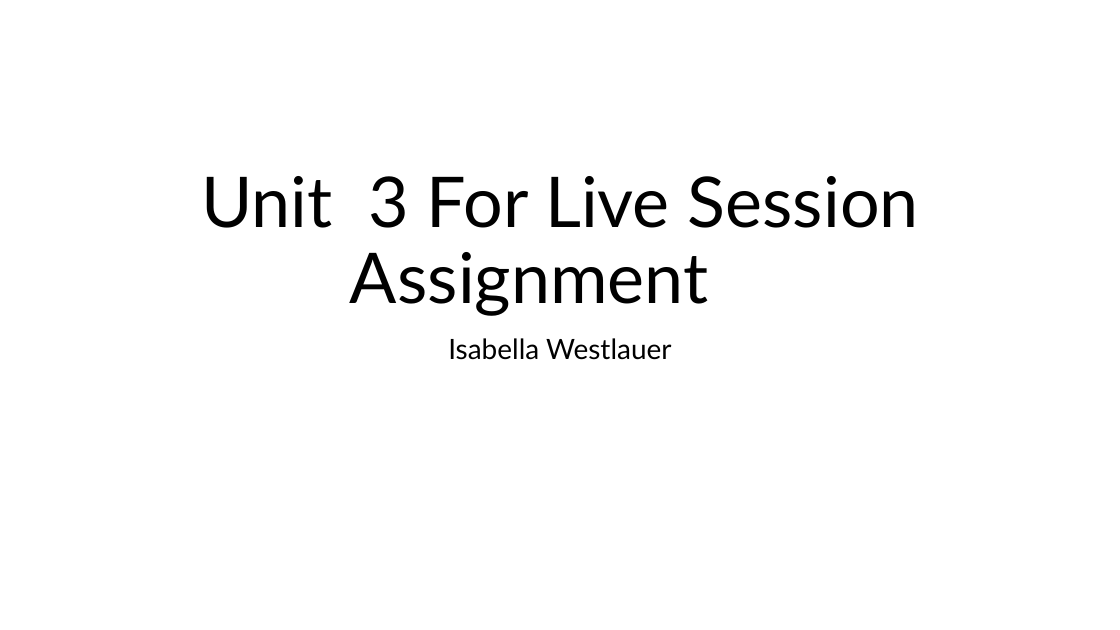
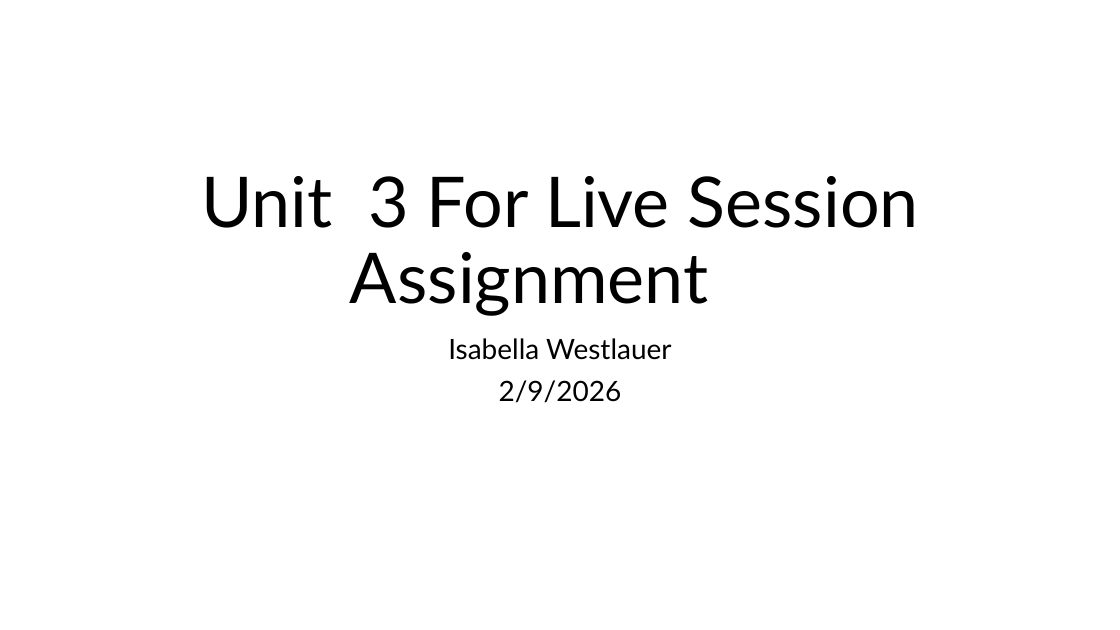
Before and after one commit to Iwestlauer/doing_data_science, a slide deck: slide 1 of Unit 3 Data Transformation and EDA/Isabella_Westlauer_FLS_Unit3.pptx. Drawn at 1120x630 pixels with LibreOffice and Linux fonts; fonts in the diff are those of the drawing. Boxes give left, top, right and bottom in pixels: in the first picture for what was removed or moved away, otherwise in the second. Text is boxed around its words. In the diff, an @@ line names an element or a change of style, - is before the commit and + after.

Commit message:
unit 3

```diff
--- a/Unit 3 Data Transformation and EDA/Isabella_Westlauer_FLS_Unit3.pptx
+++ b/Unit 3 Data Transformation and EDA/Isabella_Westlauer_FLS_Unit3.pptx
@@ subtitle at (x1=499, y1=380, x2=622, y2=403): paragraph added @@
+2/9/2026
```
Also in this commit, not shown: 17 slides added, 1 slide removed, 11 other files.
